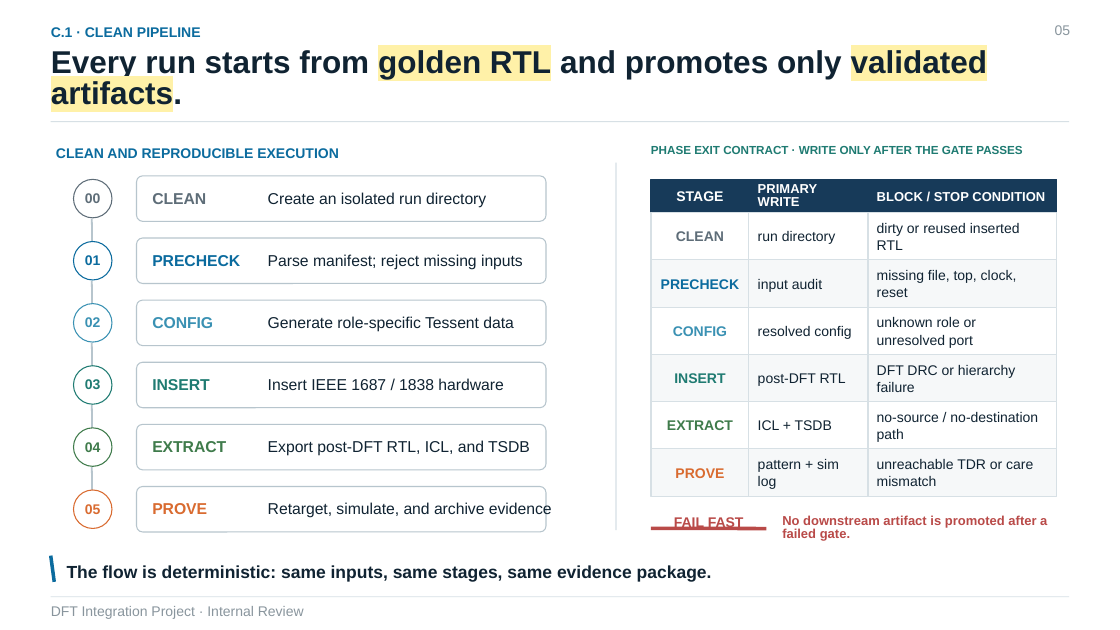
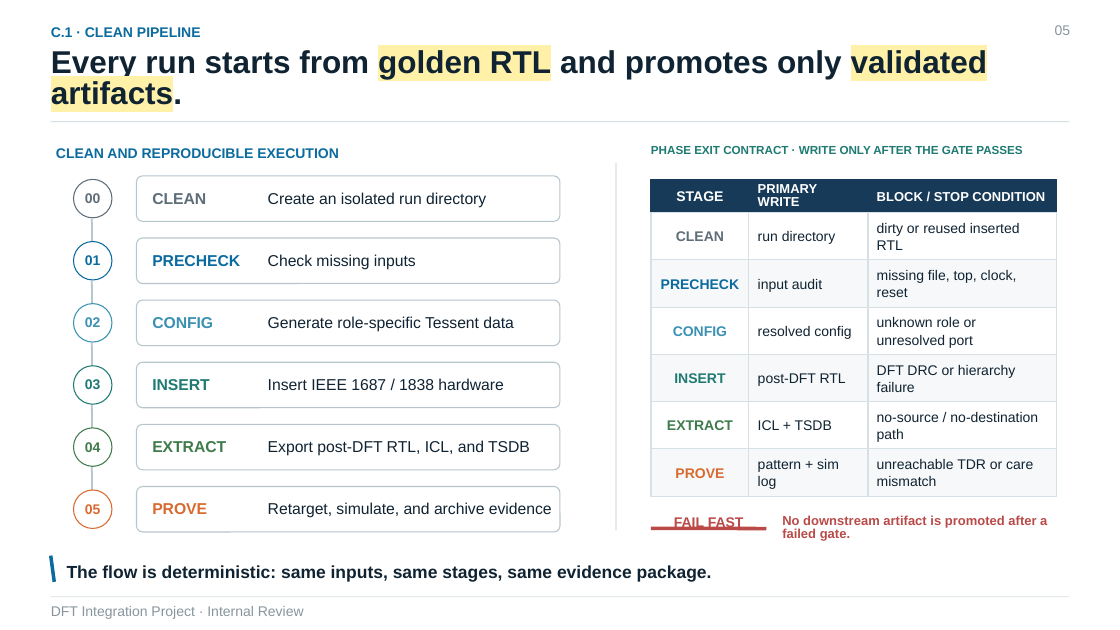
Before and after one commit to jyc-1216/3dic_project, a slide deck: slide 5 of DFT_Integration_Flow_Restructured_v9_1 [自動儲存].pptx. Drawn at 1120x630 pixels with LibreOffice and Linux fonts; fonts in the diff are those of the drawing. Boxes give left, top, right and bottom in pixels: in the first picture for what was removed or moved away, otherwise in the second. Text is boxed around its words. In the diff, an @@ line names an element or a change of style, - is before the commit and + after.

```diff
--- a/DFT_Integration_Flow_Restructured_v9_1 [自動儲存].pptx
+++ b/DFT_Integration_Flow_Restructured_v9_1 [自動儲存].pptx
@@ rounded rectangle: place and size @@
-rounded rectangle at [136, 176, 546, 221]
+rounded rectangle at [136, 176, 560, 221]
@@ rounded rectangle: place and size @@
-rounded rectangle at [136, 238, 546, 283]
+rounded rectangle at [136, 238, 560, 283]
@@ text at [268, 254, 416, 270]: text changed @@
-Parse manifest; reject missing inputs
+Check missing inputs
@@ rounded rectangle: place and size @@
-rounded rectangle at [136, 300, 546, 345]
+rounded rectangle at [136, 300, 560, 345]
@@ rounded rectangle: place and size @@
-rounded rectangle at [136, 362, 546, 408]
+rounded rectangle at [136, 362, 560, 408]
@@ rounded rectangle: place and size @@
-rounded rectangle at [136, 424, 546, 470]
+rounded rectangle at [136, 424, 560, 470]
@@ rounded rectangle: place and size @@
-rounded rectangle at [136, 486, 546, 532]
+rounded rectangle at [136, 486, 560, 532]
```
Also in this commit, not shown: 2 other slides changed.
